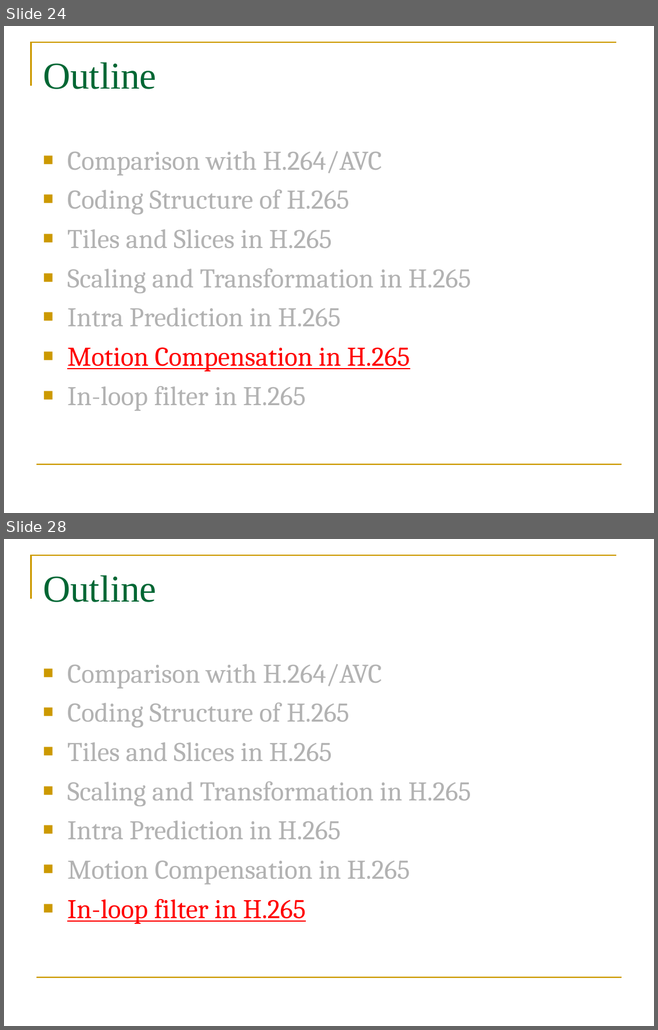
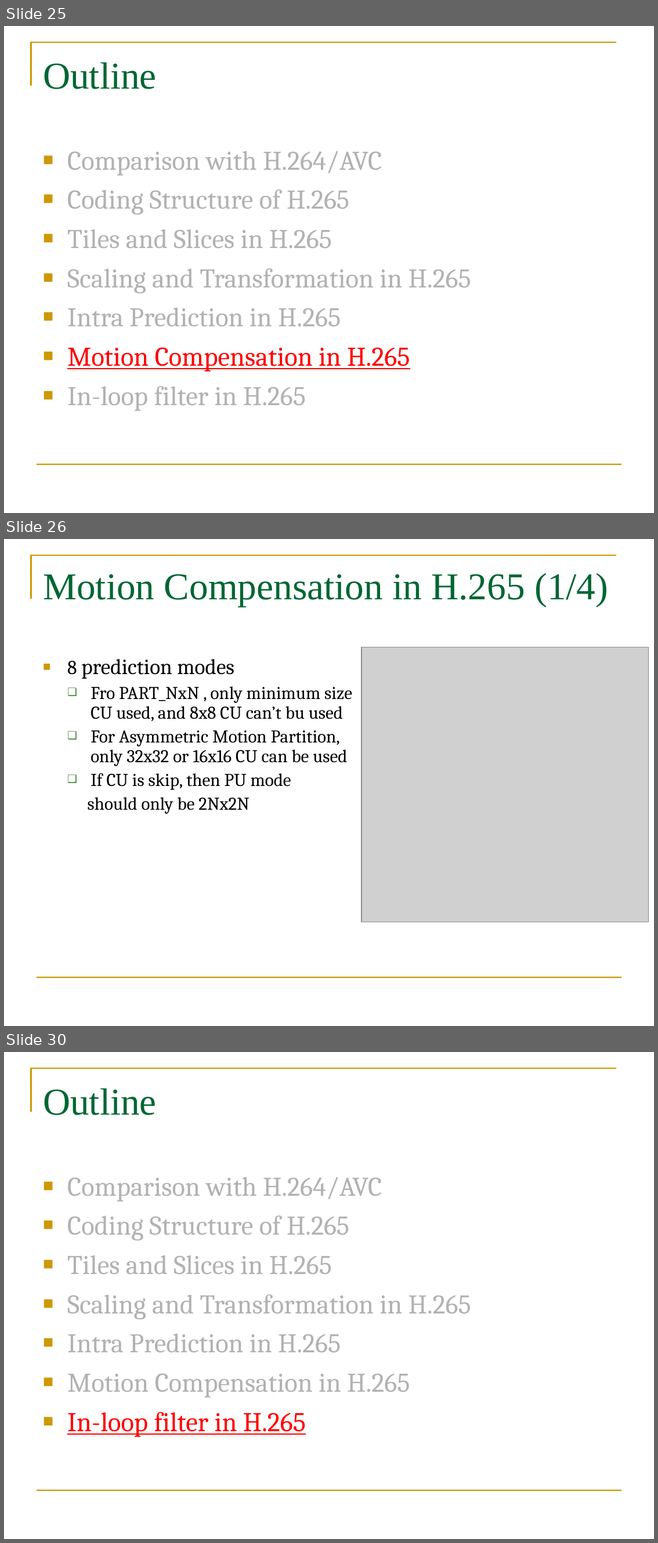
Before and after one commit to YuxuanLing/trunk, a slide deck: trunk/presentation/H265-Yuxuan.ppt. Shown one above the other, each under a label of ours: slides 24 and 28 before the commit, slides 25, 26 and 30 after it; the slides between them are not shown. The pictures are 658x1030 and 658x1543 pixels, drawn with LibreOffice and Linux fonts; fonts in the diff are those of the drawing; grey boxes stand for pictures. Boxes give left, top, right and bottom in pixels: in the first picture for what was removed or moved away, otherwise in the second. Text is boxed around its words. In the diff, an @@ line names an element or a change of style, - is before the commit and + after.

```diff
--- a/trunk/presentation/H265-Yuxuan.ppt
+++ b/trunk/presentation/H265-Yuxuan.ppt
@@ slide 26 added at bbox=[4, 539, 654, 1026], background #FFFFFF; not listed: 2 template elements that a slide beside it also shows @@
@@ title added at bbox=[43, 573, 608, 607], 42 pt, text #006633 @@
+Motion Compensation in H.265 (1/4)
@@ text added at bbox=[67, 659, 352, 814], 20 pt, text #000000 @@
+■ 8 prediction modes
+  ❑ Fro PART_NxN , only minimum size CU used, and 8x8 CU can’t bu used
+  ❑ For Asymmetric Motion Partition, only 32x32 or 16x16 CU can be used
+  ❑ If CU is skip, then PU mode
+  should only be 2Nx2N
@@ picture added at bbox=[361, 647, 648, 922] @@
@@ what was slide 24 is now slide 25 @@
@@ what was slide 28 is now slide 30 @@
```
Also in this commit, not shown: 6 slides changed, 1 other slide added.
